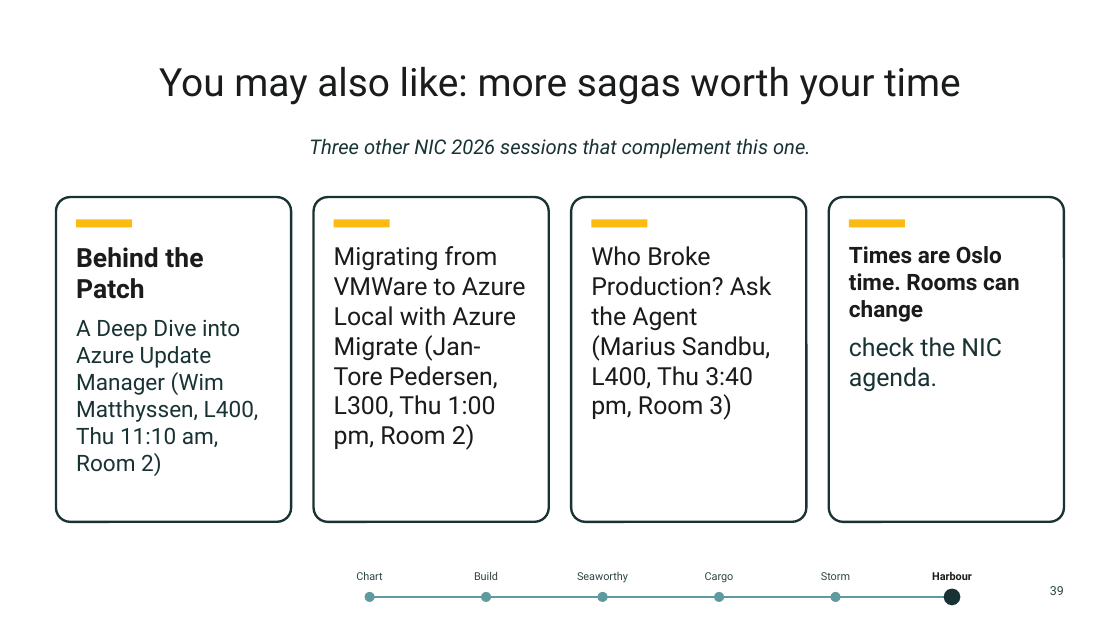
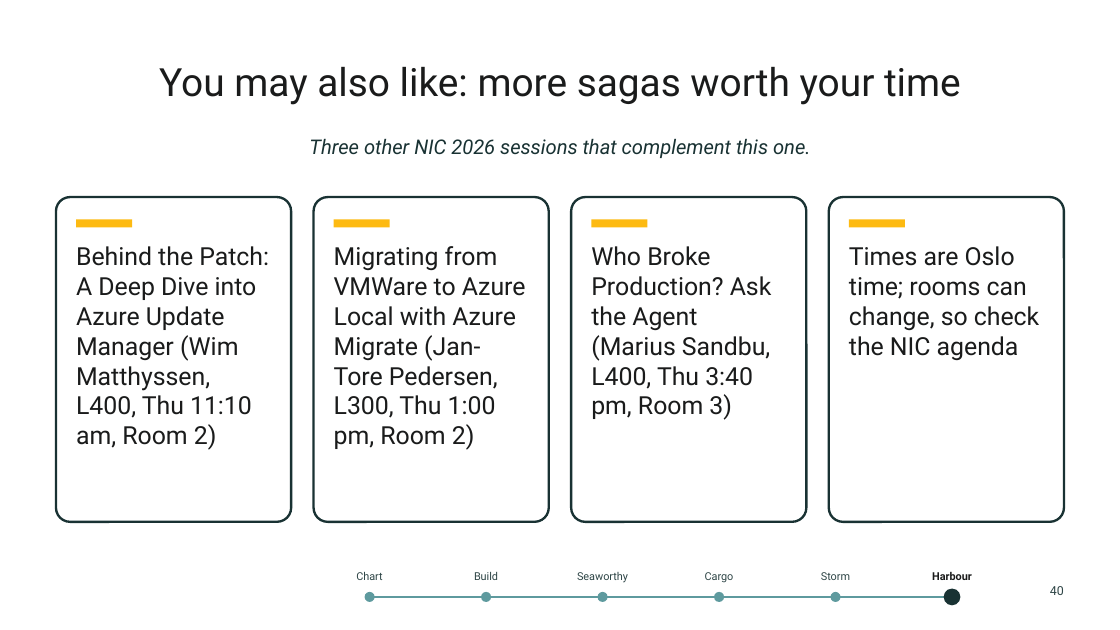
Before and after one commit to thisismydemo/nic2026_azl, a slide deck: slide 40 of presentation/Azure_Local_Discovery_to_Day2_NIC2026.pptx (slide 39 before the commit). Drawn at 1120x630 pixels with LibreOffice and Linux fonts; fonts in the diff are those of the drawing; background and template pictures are left out. Boxes give left, top, right and bottom in pixels: in the first picture for what was removed or moved away, otherwise in the second. Text is boxed around its words. In the diff, an @@ line names an element or a change of style, - is before the commit and + after.

```diff
--- a/presentation/Azure_Local_Discovery_to_Day2_NIC2026.pptx
+++ b/presentation/Azure_Local_Discovery_to_Day2_NIC2026.pptx
@@ text at [76,246,269,450]: text changed; size 14.5 to 16 pt; text colour #193233 to #1A1B1B @@
-Behind the Patch
-A Deep Dive into Azure Update Manager (Wim Matthyssen, L400, Thu 11:10 am, Room 2)
+Behind the Patch: A Deep Dive into Azure Update Manager (Wim Matthyssen, L400, Thu 11:10 am, Room 2)
@@ text at [849,246,1039,360]: text changed; size 14.5 to 16 pt; bold off @@
-Times are Oslo time. Rooms can change
-check the NIC agenda.
+Times are Oslo time; rooms can change, so check the NIC agenda
@@ text at [1050,586,1064,595]: text changed @@
-39
+40
```
Also in this commit, not shown: 22 other slides changed, 1 slide added, 29 other files.
